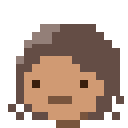
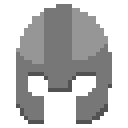
Layer changes from the first 128x128 image to the second:
added layer "helmet" above "Layer 5" over <box>16,4,112,124</box>
hid "Layer 3" over <box>8,24,124,128</box>
